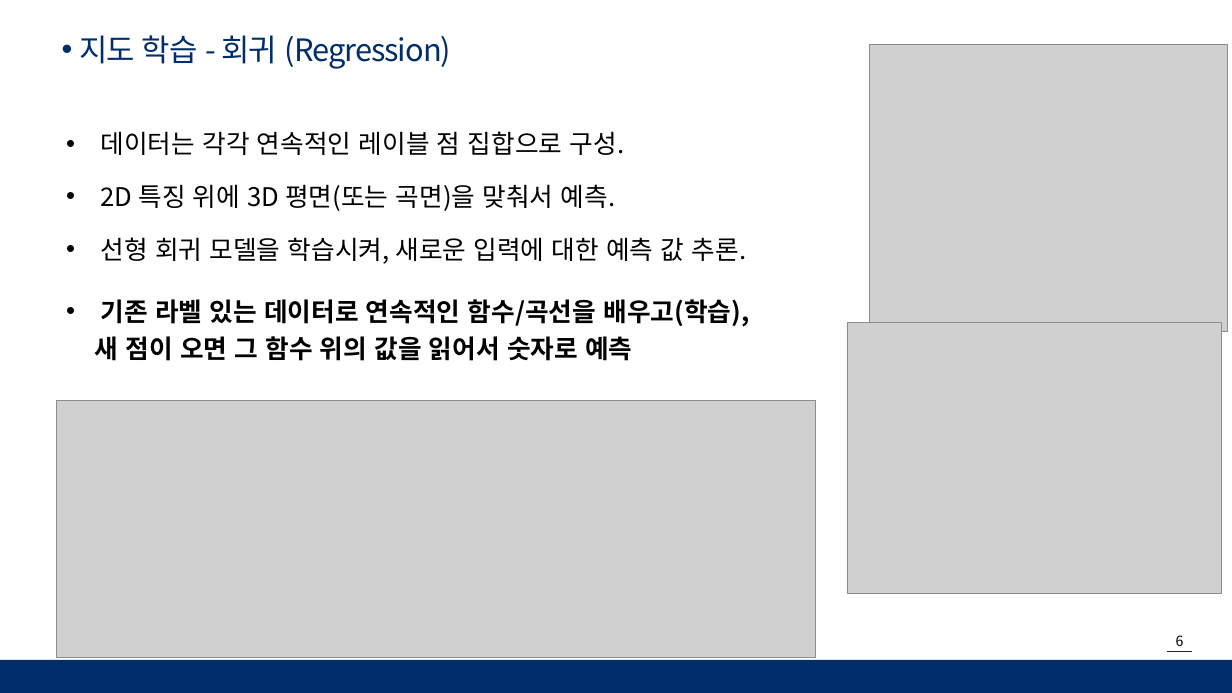
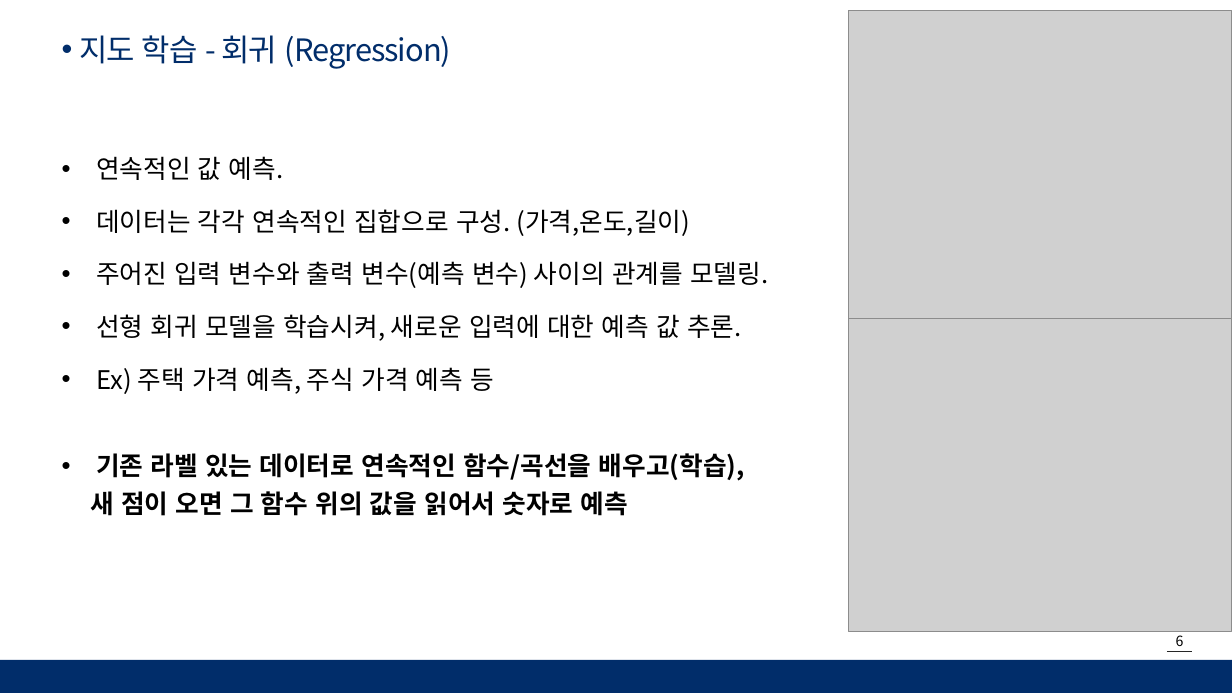
Before and after one commit to moonjanghyun/numpy, a slide deck: slide 6 of 머신러닝 _ MJH.pptx. Drawn at 1232x693 pixels with LibreOffice and Linux fonts; fonts in the diff are those of the drawing; grey boxes stand for pictures; background and template pictures are left out. Boxes give left, top, right and bottom in pixels: in the first picture for what was removed or moved away, otherwise in the second. Text is boxed around its words. In the diff, an @@ line names an element or a change of style, - is before the commit and + after.

```diff
--- a/머신러닝 _ MJH.pptx
+++ b/머신러닝 _ MJH.pptx
@@ picture: place and size @@
-picture at [870,45,1228,333]
+picture at [849,10,1232,321]
@@ text "연속적인 값 예측.": place and size @@
-text "연속적인 값 예측." at [95,131,749,361]
+text "연속적인 값 예측." at [90,156,768,516]
@@ text at [96,156,768,288]: text changed @@
-• 데이터는 각각 연속적인 레이블 점 집합으로 구성.
-• 2D 특징 위에 3D 평면(또는 곡면)을 맞춰서 예측.
+• 연속적인 값 예측.
+• 데이터는 각각 연속적인 집합으로 구성. (가격,온도,길이)
+• 주어진 입력 변수와 출력 변수(예측 변수) 사이의 관계를 모델링.
@@ picture: place and size @@
-picture at [848,323,1222,593]
+picture at [849,319,1232,631]
@@ text at [96,367,494,394]: paragraph added @@
+• Ex) 주택 가격 예측, 주식 가격 예측 등
@@ picture removed at [57,400,816,658] @@
```
Also in this commit, not shown: 6 other slides changed, 14 slides added.
